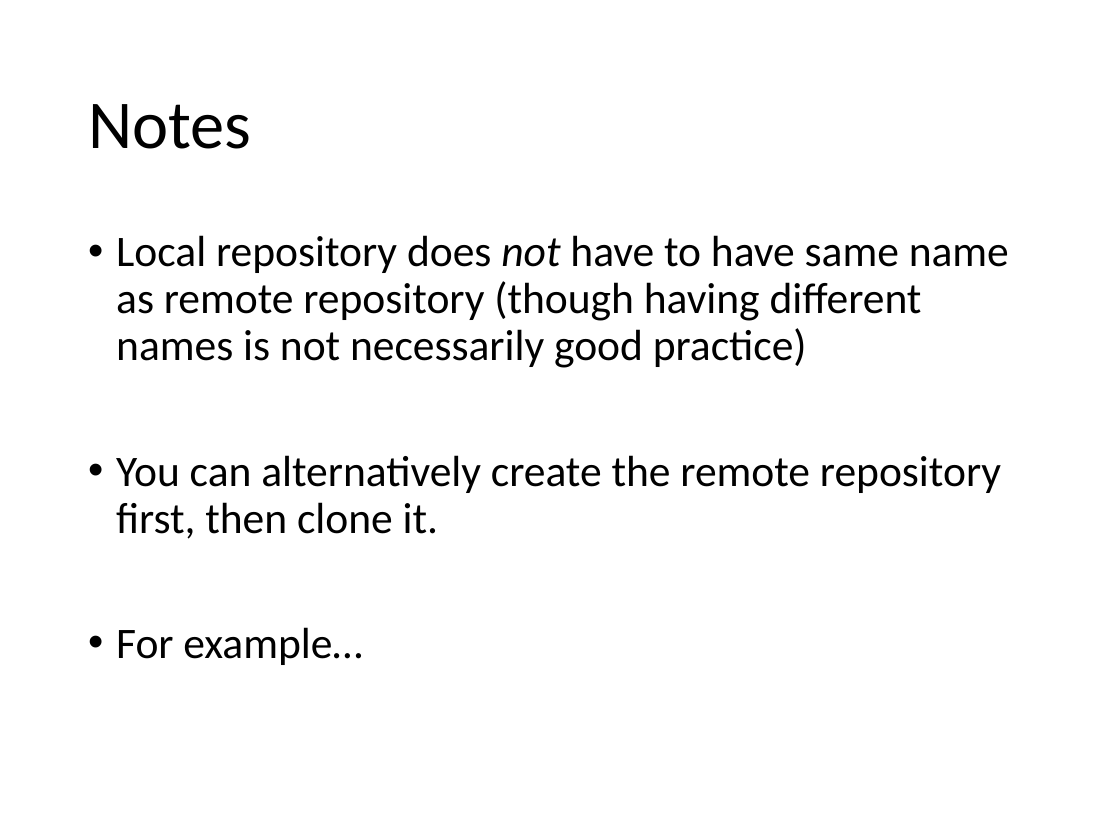
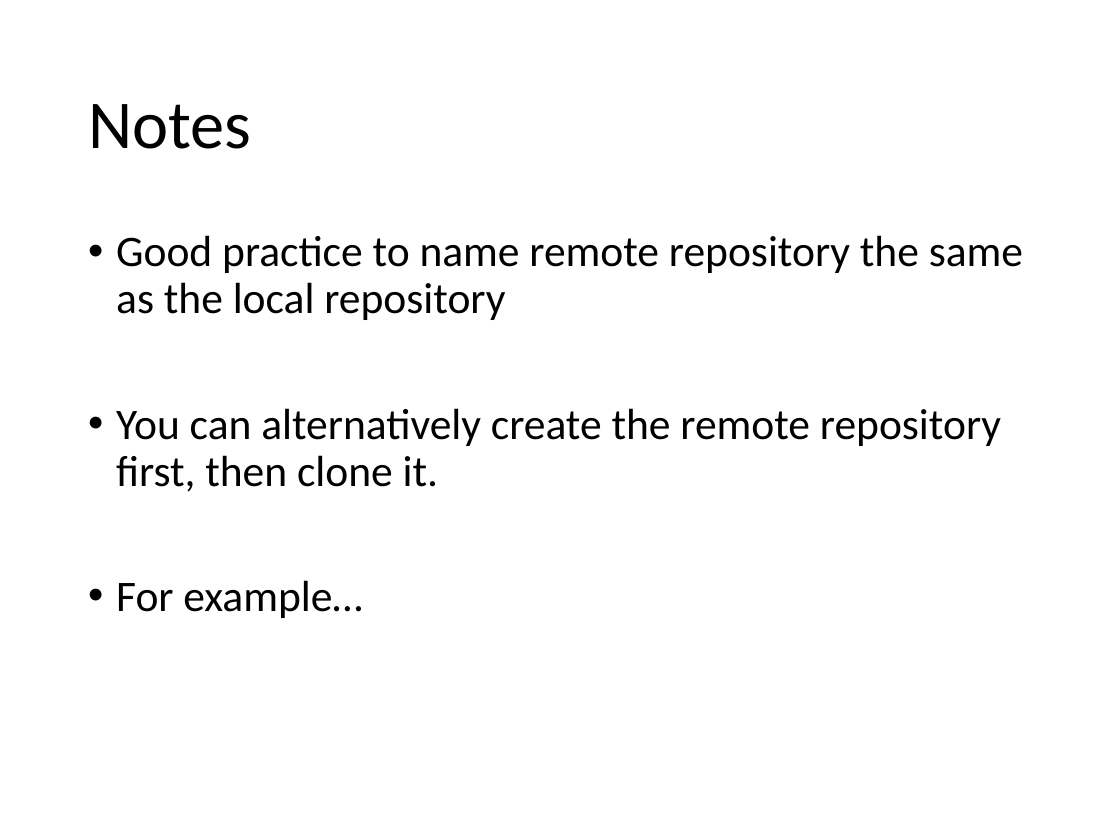
Before and after one commit to WINSTATS-REU/Materials, a slide deck: slide 11 of GitMaterials/3-RemoteRepos.pptx. Drawn at 1120x840 pixels with LibreOffice and Linux fonts; fonts in the diff are those of the drawing. Boxes give left, top, right and bottom in pixels: in the first picture for what was removed or moved away, otherwise in the second. Text is boxed around its words. In the diff, an @@ line names an element or a change of style, - is before the commit and + after.

```diff
--- a/GitMaterials/3-RemoteRepos.pptx
+++ b/GitMaterials/3-RemoteRepos.pptx
@@ text at (116,235,1023,320): text changed @@
-• Local repository does not have to have same name as remote repository (though having different names is not necessarily good practice)
+• Good practice to name remote repository the same as the local repository
```
Also in this commit, not shown: 4 other slides changed, 3 slides added, 1 slide removed, 1 other file.
